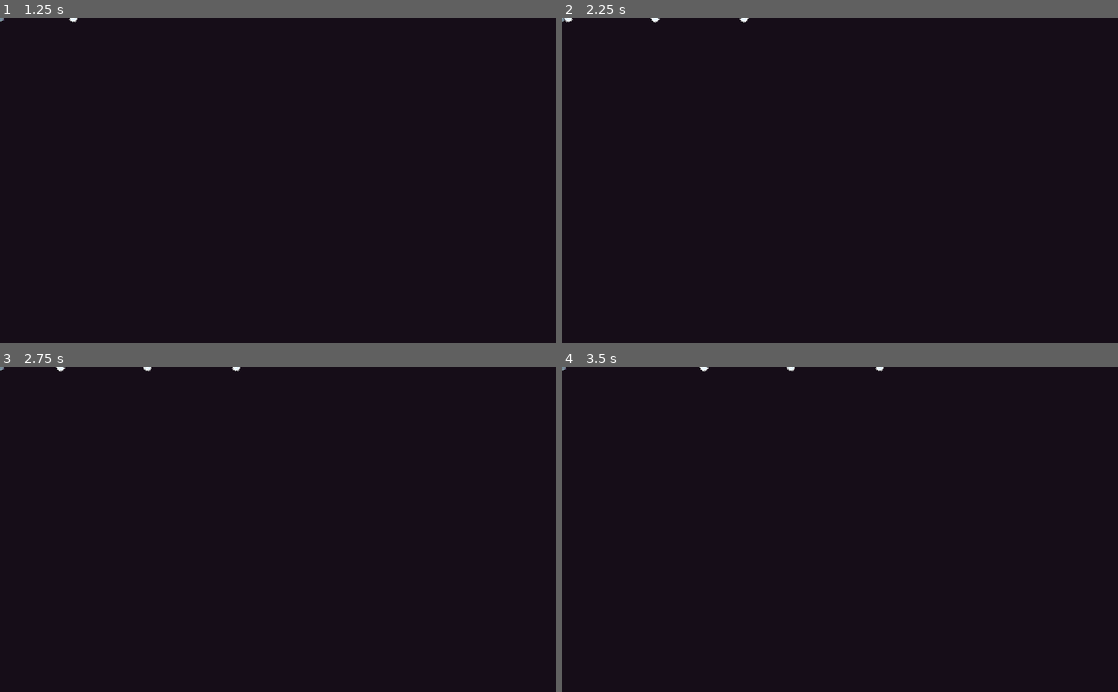
Above: before the commit, frames 1-4 (two rows, left to right).
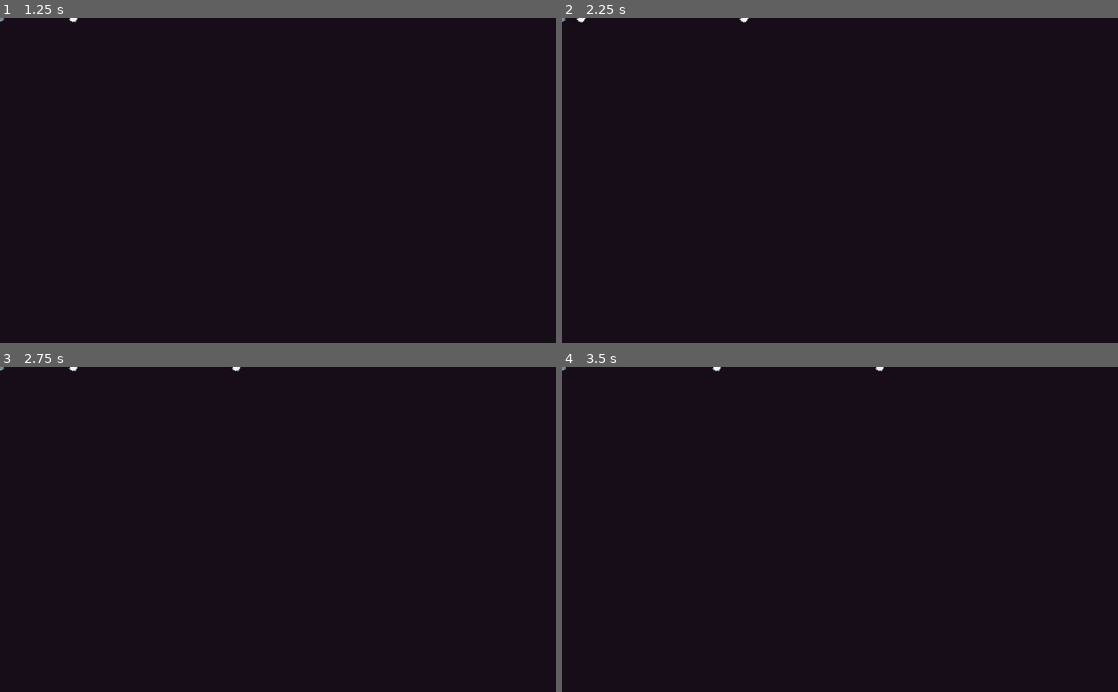
Above: after the commit, the same moments.

Repository: backwardspy/firepower
Game: Godot game, scene res://weapons/BladeLauncher.tscn
Two runs of this game, one before a commit and one after it. Both use one fixed random seed, a clock stepped at 60 frames per second and the inputs below. This scene is started directly instead of the project's main scene. Sound files missing from this copy of the repository are replaced by a short silence.
Inputs (mouse positions are in pixels of both pictures, inside the frame that each line leads up to):
- Up to frame 1 (1.25 s): tap Enter at 0.5 s; move the mouse to (400, 164) at 0.52 s; press the mouse at (400, 164) at 0.53 s; hold D (right) from 0.53 s (still down)
- Up to frame 2 (2.25 s): tap Space at 1.25 s; move the mouse to (728, 196) at 1.27 s; release D (right) at 1.28 s; release the mouse at (728, 196) at 1.28 s; hold S (down) 1.28-2.03 s; click (728, 196) at 1.35 s; tap Enter at 2 s; move the mouse to (895, 109) at 2.02 s; press the mouse at (895, 109) at 2.03 s; hold D (right) from 2.03 s (still down)
- Up to frame 3 (2.75 s): keep holding D (right)
- Up to frame 4 (3.5 s): tap Space at 2.75 s; move the mouse to (812, 594) at 2.77 s; release D (right) at 2.78 s; release the mouse at (812, 594) at 2.78 s; hold W (up) from 2.78 s (still down); click (812, 594) at 2.85 s

Frame 1 is identical in both runs. In frame 2, less than 0.1% of the frame differs, in the area x 0-18%, y 0-2%; in frame 3, less than 0.1%; in frame 4, less than 0.1%.

Commit message:
add buyable upgrades... they work!!!!!!!!

Diff:
--- a/effects/MusicMan.gd
+++ b/effects/MusicMan.gd
@@ -11,10 +11,11 @@
 onready var _normal_idle_vol := _idle_music.volume_db
 
 func _fade(from: AudioStreamPlayer, to: AudioStreamPlayer):
+    var _b := _tween.stop_all()
     to.volume_db = silent
     from.volume_db = _normal_idle_vol
     to.play()
-    _tween.interpolate_property(
+    _b = _tween.interpolate_property(
         to,
         "volume_db",
         silent,
@@ -23,7 +24,7 @@
         Tween.TRANS_EXPO,
         Tween.EASE_OUT
     )
-    _tween.interpolate_property(
+    _b = _tween.interpolate_property(
         from,
         "volume_db",
         _normal_idle_vol,
@@ -32,7 +33,7 @@
         Tween.TRANS_EXPO,
         Tween.EASE_IN
     )
-    _tween.start()
+    _b = _tween.start()
     yield(_tween, "tween_all_completed")
     from.stop()
 
@@ -43,6 +44,3 @@
 
 func to_idle(_unused = 0):
     _fade(_battle_music, _idle_music)
-
-func _process(dt: float):
-    print(_battle_music.volume_db, " ", _idle_music.volume_db)
--- a/mobs/MobBullet.gd
+++ b/mobs/MobBullet.gd
@@ -16,6 +16,6 @@
 func _on_MobBullet_body_entered(body):
     var is_player: bool = body.is_in_group("player")
     if is_player:
-        (body as Player).hurt(damage)
+        body.hurt(damage)
 
     queue_free()
--- a/mobs/Spawner.gd
+++ b/mobs/Spawner.gd
@@ -34,8 +34,6 @@
     )
 
 func _new_wave(difficulty: int):
-    emit_signal("wave_started", _wave_difficulty)
-
     _wave_difficulty = difficulty
     _spawn_per_second = lerp(
         min_spawn_per_second,
@@ -51,10 +49,11 @@
 
     _spawn_timer.start(1.0 / _spawn_per_second)
 
+    emit_signal("wave_started", _wave_difficulty)
+
 func _end_wave():
     emit_signal("wave_ended")
-
-    _upgrade_shop.visible = true
+    _upgrade_shop.show()
 
 func _on_mob_death():
     _died_this_wave += 1
@@ -71,7 +70,10 @@
     mob.set_player(_player)
     mob.position = spawn_point.position
 
-    mob.connect("died", self, "_on_mob_death")
+    var err := mob.connect("died", self, "_on_mob_death")
+    if err:
+        push_error("failed to connect mob died signal: %s" % err)
+        return
 
     get_tree().current_scene.add_child(mob)
 
@@ -80,10 +82,10 @@
 func _ready():
     _new_wave(1)
 
-func _on_UpgradeShop_upgrade_purchased():
-    _upgrade_shop.visible = false
+func _on_UpgradeShop_upgrade_purchased(_upgrade: Upgrade):
+    _upgrade_shop.hide()
     _new_wave(_wave_difficulty + 1)
 
 func _on_UpgradeShop_wave_repeated():
-    _upgrade_shop.visible = false
+    _upgrade_shop.hide()
     _new_wave(_wave_difficulty)
--- a/player/Player.gd
+++ b/player/Player.gd
@@ -3,16 +3,15 @@
 class_name Player
 
 signal health_changed
-signal scrap_changed
 signal died
 
 export var move_speed := 100.0
 export var max_health := 500.0
 
 var _vel := Vector2.ZERO
-var _scrap := 0
 
 onready var _health := max_health
+onready var _wallet: Wallet = get_node("/root/Wallet")
 
 func hurt(damage: float):
     _health -= damage
@@ -26,10 +25,36 @@
     _health = min(_health + healing, max_health)
     emit_signal("health_changed", _health / max_health)
 
-func _add_scrap():
-    _scrap += 1
+func _apply_new_weapon_upgrade(upgrade: Upgrade):
+    var slot := get_node(upgrade.weapon_path)
+    if slot.get_child_count():
+        push_error(
+            "An upgrade asked for %s to be added to slot %s but that slot already contains a child!" % [
+                upgrade.weapon_scene,
+                upgrade.weapon_slot
+            ]
+        )
+        return
 
-    emit_signal("scrap_changed", _scrap)
+    var weapon := upgrade.weapon_scene.instance()
+    slot.add_child(weapon)
+
+func _apply_fire_rate_upgrade(upgrade: Upgrade):
+    var slot := get_node(upgrade.weapon_path)
+    if slot.get_child_count() != 1:
+        push_error(
+            "An upgrade asked for slot %s to have its fire rate changed but that slot has the wrong number of children" % [
+                upgrade.weapon_slot
+            ]
+        )
+        return
+    var weapon: Weapon = slot.get_child(0)
+    weapon.time_between_shots = upgrade.time_between_shots
+
+func _apply_upgrade(upgrade: Upgrade):
+    match upgrade.type:
+        Upgrade.NEW_WEAPON: _apply_new_weapon_upgrade(upgrade)
+        Upgrade.FIRE_RATE_UP: _apply_fire_rate_upgrade(upgrade)
 
 func _damp(a: Vector2, b: Vector2, lambda: float, dt: float) -> Vector2:
     return lerp(a, b, 1 - exp(-lambda * dt))
@@ -53,7 +78,8 @@
 func _on_LootSuccArea_body_entered(body):
     if body is Scrap:
         body.succ(self)
-        _add_scrap()
+        _wallet.add_scrap(1)
 
-func _on_Spawner_wave_ended():
+func _on_UpgradeShop_upgrade_purchased(upgrade: Upgrade):
+    _apply_upgrade(upgrade)
     heal(max_health * 0.5)
--- /dev/null
+++ b/player/Wallet.gd
@@ -0,0 +1,22 @@
+extends Node
+
+signal scrap_changed
+
+var _scrap := 0
+
+func add_scrap(amount: int):
+    _scrap += amount
+    emit_signal("scrap_changed", _scrap)
+
+func try_remove_scrap(amount: int) -> bool:
+    if amount > _scrap:
+        return false
+    _scrap -= amount
+    emit_signal("scrap_changed", _scrap)
+    return true
+
+func has_enough_for(amount: int) -> bool:
+    return _scrap >= amount
+
+func get_balance() -> int:
+    return _scrap
--- a/project.godot
+++ b/project.godot
@@ -38,6 +38,26 @@
 "class": "Scrap",
 "language": "GDScript",
 "path": "res://scrap/Scrap.gd"
+}, {
+"base": "Reference",
+"class": "Upgrade",
+"language": "GDScript",
+"path": "res://upgrades/Upgrade.gd"
+}, {
+"base": "Button",
+"class": "UpgradeButton",
+"language": "GDScript",
+"path": "res://ui/game/UpgradeButton.gd"
+}, {
+"base": "Node",
+"class": "UpgradeManager",
+"language": "GDScript",
+"path": "res://upgrades/UpgradeManager.gd"
+}, {
+"base": "Node2D",
+"class": "Weapon",
+"language": "GDScript",
+"path": "res://weapons/Weapon.gd"
 } ]
 _global_script_class_icons={
 "Bullet": "",
@@ -45,7 +65,11 @@
 "Mob": "",
 "MobBullet": "",
 "Player": "",
-"Scrap": ""
+"Scrap": "",
+"Upgrade": "",
+"UpgradeButton": "",
+"UpgradeManager": "",
+"Weapon": ""
 }
 
 [application]
@@ -53,6 +77,10 @@
 config/name="firepower"
 run/main_scene="res://states/Menu.tscn"
 config/icon="res://icon.png"
+
+[autoload]
+
+Wallet="*res://player/Wallet.gd"
 
 [display]
 
--- a/states/Game.gd
+++ b/states/Game.gd
@@ -1,7 +1,9 @@
 extends Node2D
 
 func handle_player_death():
-    get_tree().change_scene("res://states/GameOver.tscn")
+    var err := get_tree().change_scene("res://states/GameOver.tscn")
+    if err:
+        push_error("failed to change to game over scene: %s" % err)
 
 func _ready():
     randomize()
--- a/states/Game.tscn
+++ b/states/Game.tscn
@@ -9,12 +9,13 @@
 [ext_resource path="res://ui/HealthBar.gd" type="Script" id=7]
 [ext_resource path="res://ui/ui_theme.tres" type="Theme" id=8]
 [ext_resource path="res://ui/ScrapAmount.gd" type="Script" id=9]
-[ext_resource path="res://ui/UpgradeShop.tscn" type="PackedScene" id=10]
+[ext_resource path="res://ui/game/UpgradeShop.tscn" type="PackedScene" id=10]
 [ext_resource path="res://ui/GameAnimations.gd" type="Script" id=11]
 [ext_resource path="res://tileset.tres" type="TileSet" id=12]
 [ext_resource path="res://effects/Fadein.tscn" type="PackedScene" id=13]
 [ext_resource path="res://music/TremLoadingloopl.ogg" type="AudioStream" id=14]
 [ext_resource path="res://effects/MusicMan.gd" type="Script" id=15]
+[ext_resource path="res://upgrades/UpgradeManager.tscn" type="PackedScene" id=16]
 
 [sub_resource type="Environment" id=1]
 background_mode = 4
@@ -121,6 +122,8 @@
 volume_db = -5.0
 
 [node name="Tween" type="Tween" parent="MusicMan"]
+
+[node name="UpgradeManager" parent="." instance=ExtResource( 16 )]
 
 [node name="AnimationPlayer" type="AnimationPlayer" parent="."]
 anims/wave-start = SubResource( 2 )
@@ -267,15 +270,15 @@
 visible = false
 margin_right = 0.0
 margin_bottom = 0.0
+upgrade_manager_path = NodePath("../../../UpgradeManager")
 
 [node name="Fadein" parent="UI" instance=ExtResource( 13 )]
 [connection signal="died" from="Player" to="." method="_on_Player_died"]
 [connection signal="health_changed" from="Player" to="UI/Control/HealthBar" method="_on_Player_health_changed"]
-[connection signal="scrap_changed" from="Player" to="UI/Control/TextureRect/ScrapAmount" method="change_scrap_amount"]
 [connection signal="wave_ended" from="Spawner" to="MusicMan" method="to_idle"]
-[connection signal="wave_ended" from="Spawner" to="Player" method="_on_Spawner_wave_ended"]
 [connection signal="wave_started" from="Spawner" to="MusicMan" method="to_battle"]
 [connection signal="wave_started" from="Spawner" to="AnimationPlayer" method="_on_Spawner_wave_started"]
 [connection signal="timeout" from="SpawnTimer" to="Spawner" method="spawn"]
 [connection signal="upgrade_purchased" from="UI/Control/UpgradeShop" to="Spawner" method="_on_UpgradeShop_upgrade_purchased"]
+[connection signal="upgrade_purchased" from="UI/Control/UpgradeShop" to="Player" method="_on_UpgradeShop_upgrade_purchased"]
 [connection signal="wave_repeated" from="UI/Control/UpgradeShop" to="Spawner" method="_on_UpgradeShop_wave_repeated"]
--- a/states/Menu.gd
+++ b/states/Menu.gd
@@ -29,7 +29,9 @@
 
     _tween.start()
     yield(_tween, "tween_all_completed")
-    get_tree().change_scene("res://states/Game.tscn")
+    var err = get_tree().change_scene("res://states/Game.tscn")
+    if err:
+        push_error("failed to load game scene: %s" % err)
 
 func quit_game():
     get_tree().quit()
--- a/ui/ScrapAmount.gd
+++ b/ui/ScrapAmount.gd
@@ -1,4 +1,9 @@
 extends Label
 
-func change_scrap_amount(amount: int):
+func _on_scrap_changed(amount: int):
     text = "x %s" % amount
+
+func _ready():
+    var err := get_node("/root/Wallet").connect("scrap_changed", self, "_on_scrap_changed")
+    if err:
+        push_error("failed to connect wallet scrap_changed signal: %s" % err)
--- a/ui/UpgradeShop.gd
+++ /dev/null
@@ -1,10 +0,0 @@
-extends Control
-
-signal upgrade_purchased
-signal wave_repeated
-
-func _on_TEMPNextWave_pressed():
-    emit_signal("upgrade_purchased")
-
-func _on_Repeat_pressed():
-    emit_signal("wave_repeated")
--- a/ui/UpgradeShop.tscn
+++ /dev/null
@@ -1,45 +0,0 @@
-[gd_scene load_steps=3 format=2]
-
-[ext_resource path="res://ui/UpgradeShop.gd" type="Script" id=1]
-[ext_resource path="res://ui/ui_theme.tres" type="Theme" id=2]
-
-[node name="UpgradeShop" type="Control"]
-anchor_right = 1.0
-anchor_bottom = 1.0
-margin_right = -512.0
-margin_bottom = -300.0
-theme = ExtResource( 2 )
-script = ExtResource( 1 )
-__meta__ = {
-"_edit_use_anchors_": false
-}
-
-[node name="TEMPNextWave" type="Button" parent="."]
-anchor_left = 0.5
-anchor_top = 1.0
-anchor_right = 0.5
-anchor_bottom = 1.0
-margin_left = -40.5
-margin_top = -40.0
-margin_right = 40.5
-margin_bottom = -20.0
-text = "Next Wave"
-__meta__ = {
-"_edit_use_anchors_": false
-}
-
-[node name="Repeat" type="Button" parent="."]
-anchor_left = 1.0
-anchor_top = 1.0
-anchor_right = 1.0
-anchor_bottom = 1.0
-margin_left = -99.6877
-margin_top = -40.0
-margin_right = -18.6877
-margin_bottom = -20.0
-text = "Repeat"
-__meta__ = {
-"_edit_use_anchors_": false
-}
-[connection signal="pressed" from="TEMPNextWave" to="." method="_on_TEMPNextWave_pressed"]
-[connection signal="pressed" from="Repeat" to="." method="_on_Repeat_pressed"]
--- /dev/null
+++ b/ui/game/UpgradeButton.gd
@@ -0,0 +1,17 @@
+extends Button
+
+class_name UpgradeButton
+
+var _upgrade: Upgrade
+
+func apply_upgrade(upgrade: Upgrade, wallet_balance: int):
+    _upgrade = upgrade
+    $Box/Title.text = upgrade.title
+    $Box/Description.text = upgrade.description
+    $Box/CostBox/Price.text = str(upgrade.price)
+    check_scrap_adequacy(wallet_balance)
+
+func check_scrap_adequacy(wallet_balance: int):
+    var can_be_bought := wallet_balance >= _upgrade.price
+    disabled = !can_be_bought
+    $Box/CostBox/Price.modulate = Color.white if can_be_bought else Color.red
--- /dev/null
+++ b/ui/game/UpgradeButton.tscn
@@ -0,0 +1,68 @@
+[gd_scene load_steps=6 format=2]
+
+[ext_resource path="res://ui/ui_theme.tres" type="Theme" id=1]
+[ext_resource path="res://ui/title_font.tres" type="DynamicFont" id=2]
+[ext_resource path="res://ui/game/UpgradeButton.gd" type="Script" id=3]
+[ext_resource path="res://sprites.png" type="Texture" id=4]
+
+[sub_resource type="AtlasTexture" id=1]
+atlas = ExtResource( 4 )
+region = Rect2( 112, 48, 16, 16 )
+
+[node name="UpgradeButton" type="Button"]
+anchor_right = 1.0
+anchor_bottom = 1.0
+margin_right = -907.0
+margin_bottom = -527.0
+rect_min_size = Vector2( 117, 73 )
+theme = ExtResource( 1 )
+script = ExtResource( 3 )
+__meta__ = {
+"_edit_use_anchors_": false
+}
+
+[node name="Box" type="VBoxContainer" parent="."]
+anchor_right = 1.0
+anchor_bottom = 1.0
+margin_left = 4.0
+margin_top = 4.0
+margin_right = -4.0
+margin_bottom = -4.0
+__meta__ = {
+"_edit_use_anchors_": false
+}
+
+[node name="Title" type="Label" parent="Box"]
+modulate = Color( 1, 1, 0, 1 )
+margin_right = 109.0
+margin_bottom = 12.0
+custom_fonts/font = ExtResource( 2 )
+text = "Upgrade Title"
+align = 1
+
+[node name="Description" type="Label" parent="Box"]
+margin_top = 16.0
+margin_right = 109.0
+margin_bottom = 46.0
+rect_clip_content = true
+text = "A long-form description of the upgrade goes here."
+autowrap = true
+
+[node name="CostBox" type="HBoxContainer" parent="Box"]
+margin_top = 50.0
+margin_right = 109.0
+margin_bottom = 66.0
+alignment = 2
+
+[node name="Price" type="Label" parent="Box/CostBox"]
+margin_left = 61.0
+margin_top = 4.0
+margin_right = 89.0
+margin_bottom = 12.0
+text = "6502"
+
+[node name="ScrapIcon" type="TextureRect" parent="Box/CostBox"]
+margin_left = 93.0
+margin_right = 109.0
+margin_bottom = 16.0
+texture = SubResource( 1 )
--- /dev/null
+++ b/ui/game/UpgradeShop.gd
@@ -0,0 +1,44 @@
+extends Control
+
+signal upgrade_purchased
+signal wave_repeated
+
+export(NodePath) var upgrade_manager_path: NodePath
+onready var _upgrade_man: UpgradeManager = get_node(upgrade_manager_path)
+
+onready var _wallet: Wallet = get_node("/root/Wallet")
+
+const upgrade_button_scene = preload("res://ui/game/UpgradeButton.tscn")
+
+func _on_Repeat_pressed():
+    emit_signal("wave_repeated")
+
+func _on_upgrade_chosen(upgrade: Upgrade):
+    if not _wallet.try_remove_scrap(upgrade.price):
+        return  # TODO: some sort of notification/sound effect?
+
+    _upgrade_man.burn_upgrade(upgrade)
+    emit_signal("upgrade_purchased", upgrade)
+
+func show():
+    for child in $UpgradeButtons.get_children():
+        child.queue_free()
+
+    var upgrades := _upgrade_man.get_next_upgrades(2)
+    for upgrade in upgrades:
+        var b: UpgradeButton = upgrade_button_scene.instance()
+        b.apply_upgrade(upgrade, _wallet.get_balance())
+        var err := _wallet.connect("scrap_changed", b, "check_scrap_adequacy")
+        if err:
+            push_error("failed to connect wallet scrap_changed signal: %s" % err)
+            return
+        err = b.connect("pressed", self, "_on_upgrade_chosen", [upgrade])
+        if err:
+            push_error("failed to connect button pressed signal: %s" % err)
+            return
+        $UpgradeButtons.add_child(b)
+
+    visible = true
+
+func hide():
+    visible = false
--- /dev/null
+++ b/ui/game/UpgradeShop.tscn
@@ -0,0 +1,58 @@
+[gd_scene load_steps=3 format=2]
+
+[ext_resource path="res://ui/game/UpgradeShop.gd" type="Script" id=1]
+[ext_resource path="res://ui/ui_theme.tres" type="Theme" id=2]
+
+[node name="UpgradeShop" type="Control"]
+anchor_right = 1.0
+anchor_bottom = 1.0
+margin_right = -512.0
+margin_bottom = -300.0
+theme = ExtResource( 2 )
+script = ExtResource( 1 )
+__meta__ = {
+"_edit_use_anchors_": false
+}
+
+[node name="Label" type="Label" parent="."]
+anchor_left = 0.5
+anchor_right = 0.5
+margin_left = -91.0
+margin_top = 56.0
+margin_right = 93.0
+margin_bottom = 97.0
+text = "Purchase an upgrade to progress to the next wave and receive a +50% HP repair, or repeat the previous wave to save up more scrap."
+autowrap = true
+__meta__ = {
+"_edit_use_anchors_": false
+}
+
+[node name="UpgradeButtons" type="HBoxContainer" parent="."]
+anchor_top = 1.0
+anchor_right = 1.0
+anchor_bottom = 1.0
+margin_left = 8.0
+margin_right = -8.0
+margin_bottom = -8.0
+grow_horizontal = 2
+grow_vertical = 0
+rect_min_size = Vector2( 0, 73 )
+alignment = 1
+__meta__ = {
+"_edit_use_anchors_": false
+}
+
+[node name="Repeat" type="Button" parent="."]
+anchor_left = 1.0
+anchor_top = 1.0
+anchor_right = 1.0
+anchor_bottom = 1.0
+margin_left = -64.0
+margin_top = -48.0
+margin_right = -16.0
+margin_bottom = -16.0
+text = "Repeat"
+__meta__ = {
+"_edit_use_anchors_": false
+}
+[connection signal="pressed" from="Repeat" to="." method="_on_Repeat_pressed"]
--- a/ui/menu/TitleBob.gd
+++ b/ui/menu/TitleBob.gd
@@ -2,7 +2,7 @@
 
 onready var letters := get_children()
 
-func _process(delta: float):
+func _process(_delta: float):
     var t := OS.get_system_time_msecs() / 1000.0
     for i in get_child_count():
         var letter: TextureRect = letters[i]
--- /dev/null
+++ b/ui/title_font.tres
@@ -0,0 +1,12 @@
+[gd_resource type="DynamicFont" load_steps=2 format=2]
+
+[sub_resource type="DynamicFontData" id=1]
+antialiased = false
+hinting = 0
+font_path = "res://ui/8-bit-hud.ttf"
+
+[resource]
+size = 7
+outline_size = 1
+outline_color = Color( 0, 0, 0, 1 )
+font_data = SubResource( 1 )
--- /dev/null
+++ b/upgrades/Upgrade.gd
@@ -0,0 +1,37 @@
+class_name Upgrade
+
+var title: String
+var description: String
+var price: int
+
+enum { NEW_WEAPON, FIRE_RATE_UP }
+var type: int
+
+var weapon_path: NodePath
+
+# new weapon vars
+var weapon_scene: PackedScene
+
+# fire rate up vars
+var time_between_shots: float
+
+func _get_title_for_type():
+    match type:
+        NEW_WEAPON: return "New Weapon"
+        FIRE_RATE_UP: return "Fire Rate Up"
+
+func init(i_type: int, i_description: String, i_price: int, i_weapon_path: NodePath) -> Upgrade:
+    type = i_type
+    title = _get_title_for_type()
+    description = i_description
+    price = i_price
+    weapon_path = i_weapon_path
+    return self
+
+func set_new_weapon_vars(i_weapon_scene: PackedScene) -> Upgrade:
+    weapon_scene = i_weapon_scene
+    return self
+
+func set_fire_rate_up_vars(i_time_between_shots: float) -> Upgrade:
+    time_between_shots = i_time_between_shots
+    return self
--- /dev/null
+++ b/upgrades/UpgradeManager.gd
@@ -0,0 +1,100 @@
+extends Node
+
+class_name UpgradeManager
+
+var _upgrades := [
+    Upgrade.new().init(
+        Upgrade.NEW_WEAPON,
+        "Add a second machine gun to your loadout",
+        80,
+        "Hub/LightSlots/Left"
+    ).set_new_weapon_vars(
+        preload("res://weapons/LeftMachineGun.tscn")
+    ),
+    Upgrade.new().init(
+        Upgrade.FIRE_RATE_UP,
+        "Increase the fire rate of your machine gun",
+        30,
+        "Hub/LightSlots/Center"
+    ).set_fire_rate_up_vars(
+        0.1
+    ),
+    Upgrade.new().init(
+        Upgrade.NEW_WEAPON,
+        "Add a third machine gun to your loadout",
+        80,
+        "Hub/LightSlots/Right"
+    ).set_new_weapon_vars(
+        preload("res://weapons/RightMachineGun.tscn")
+    ),
+    Upgrade.new().init(
+        Upgrade.FIRE_RATE_UP,
+        "Increase the fire rate of your left machine gun",
+        50,
+        "Hub/LightSlots/Left"
+    ).set_fire_rate_up_vars(
+        0.1
+    ),
+    Upgrade.new().init(
+        Upgrade.FIRE_RATE_UP,
+        "Increase the fire rate of your right machine gun",
+        50,
+        "Hub/LightSlots/Right"
+    ).set_fire_rate_up_vars(
+        0.1
+    ),
+    Upgrade.new().init(
+        Upgrade.NEW_WEAPON,
+        "Add a high damage cannon to your loadout",
+        100,
+        "Hub/MediumSlots/Left"
+    ).set_new_weapon_vars(
+        preload("res://weapons/Cannon.tscn")
+    ),
+    Upgrade.new().init(
+        Upgrade.NEW_WEAPON,
+        "Add a second cannon to your loadout",
+        100,
+        "Hub/MediumSlots/Right"
+    ).set_new_weapon_vars(
+        preload("res://weapons/Cannon.tscn")
+    ),
+    Upgrade.new().init(
+        Upgrade.FIRE_RATE_UP,
+        "Increase the fire rate of your left cannon",
+        150,
+        "Hub/MediumSlots/Left"
+    ).set_fire_rate_up_vars(
+        0.5
+    ),
+    Upgrade.new().init(
+        Upgrade.FIRE_RATE_UP,
+        "Increase the fire rate of your right cannon",
+        150,
+        "Hub/MediumSlots/Right"
+    ).set_fire_rate_up_vars(
+        0.5
+    ),
+    Upgrade.new().init(
+        Upgrade.NEW_WEAPON,
+        "Add a sawblade launcher to your loadout",
+        200,
+        "Hub/HeavySlots/Center"
+    ).set_new_weapon_vars(
+        preload("res://weapons/BladeLauncher.tscn")
+    ),
+    Upgrade.new().init(
+        Upgrade.FIRE_RATE_UP,
+        "Increase the fire rate of your sawblade launcher",
+        250,
+        "Hub/HeavySlots/Center"
+    ).set_fire_rate_up_vars(
+        0.8
+    ),
+]
+
+func get_next_upgrades(count: int) -> Array:
+    return _upgrades.slice(0, count - 1)
+
+func burn_upgrade(upgrade: Upgrade):
+    _upgrades.erase(upgrade)
--- /dev/null
+++ b/upgrades/UpgradeManager.tscn
@@ -0,0 +1,6 @@
+[gd_scene load_steps=2 format=2]
+
+[ext_resource path="res://upgrades/UpgradeManager.gd" type="Script" id=1]
+
+[node name="UpgradeManager" type="Node"]
+script = ExtResource( 1 )
--- a/weapons/BladeLauncher.tscn
+++ b/weapons/BladeLauncher.tscn
@@ -24,7 +24,7 @@
 
 [node name="BladeLauncher" instance=ExtResource( 1 )]
 bullet_scene = ExtResource( 3 )
-time_between_shots = 0.8
+time_between_shots = 1.2
 
 [node name="AnimationPlayer" type="AnimationPlayer" parent="." index="0"]
 autoplay = "blade-spin"
--- a/weapons/Cannon.tscn
+++ b/weapons/Cannon.tscn
@@ -6,6 +6,7 @@
 
 [node name="Cannon" instance=ExtResource( 1 )]
 bullet_scene = ExtResource( 2 )
+time_between_shots = 0.8
 
 [node name="Shadow" parent="." index="0"]
 frame = 43
--- a/weapons/Weapon.gd
+++ b/weapons/Weapon.gd
@@ -1,4 +1,6 @@
 extends Node2D
+
+class_name Weapon
 
 export var bullet_scene: PackedScene
 export var time_between_shots := 0.2
Not shown: 1 places in states/Game.tscn that only renumber resources
Not shown: 1 places in states/Menu.tscn that only renumber resources
